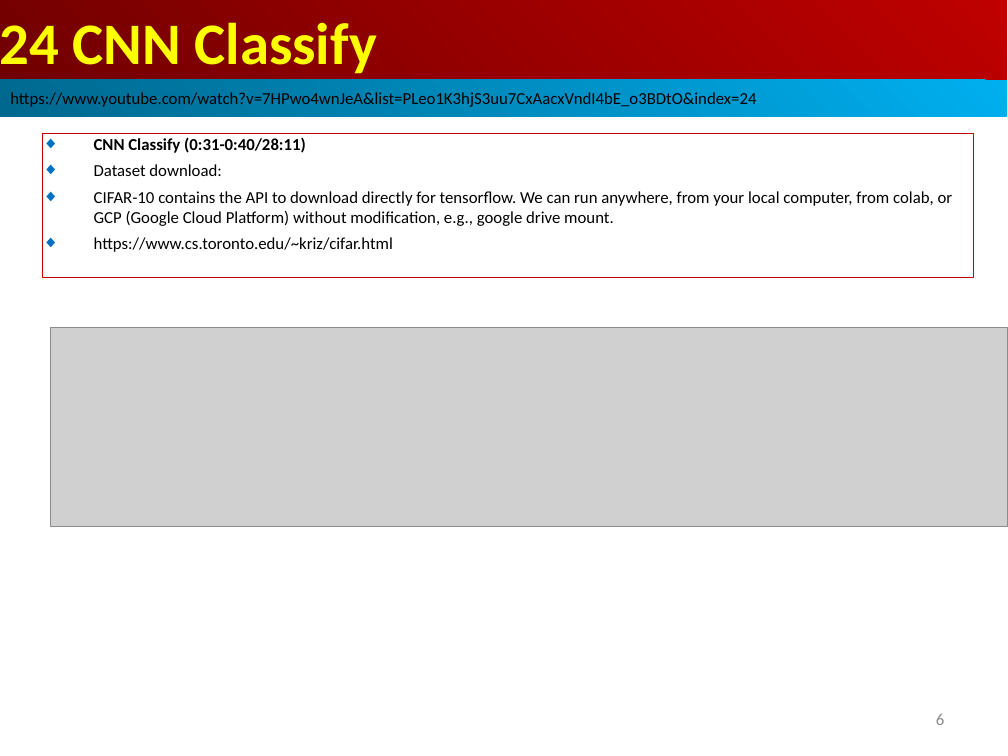
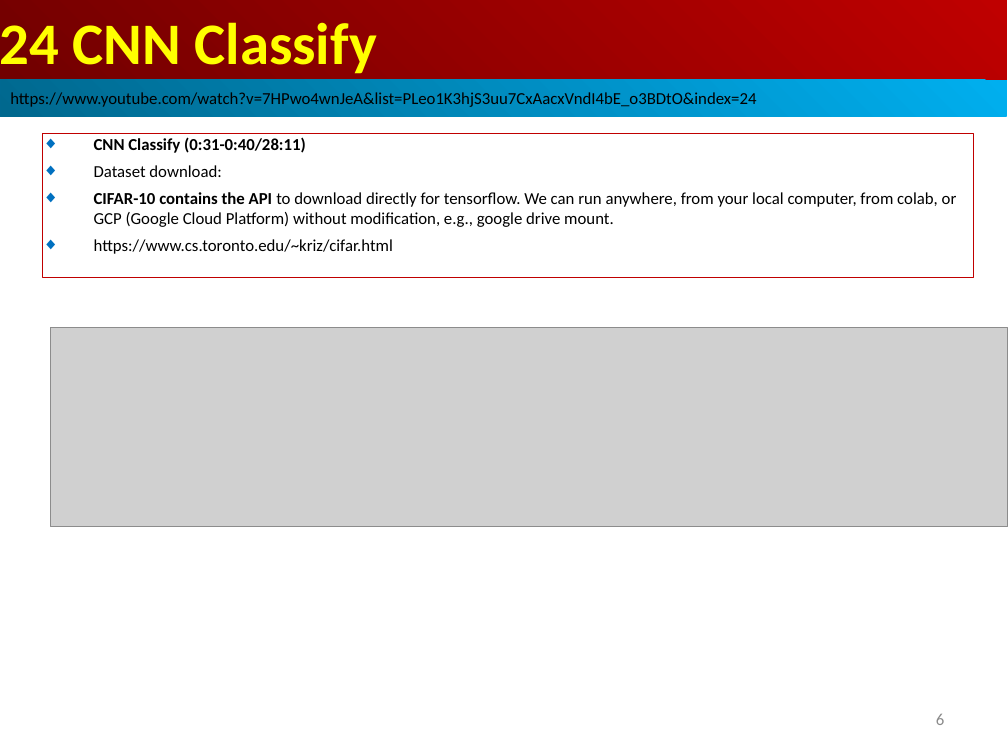
Before and after one commit to peterhchen/AIU_CS512_DL, a slide deck: slide 6 of 000_Lecture_Project/week12/01_Lecture/24.00_CIFAR_ANN.ppt. Drawn at 1008x756 pixels with LibreOffice and Linux fonts; fonts in the diff are those of the drawing; grey boxes stand for pictures. Boxes give left, top, right and bottom in pixels: in the first picture for what was removed or moved away, otherwise in the second. Text is boxed around its words. In the diff, an @@ line names an element or a change of style, - is before the commit and + after.

```diff
--- a/000_Lecture_Project/week12/01_Lecture/24.00_CIFAR_ANN.ppt
+++ b/000_Lecture_Project/week12/01_Lecture/24.00_CIFAR_ANN.ppt
@@ rectangle "CNN Classify (0:31-0:40/28:11)" at <box>42,134,974,277</box>: bold on in "CIFAR-10 contains the API" @@
```
Also in this commit, not shown: 1 other slide changed.
